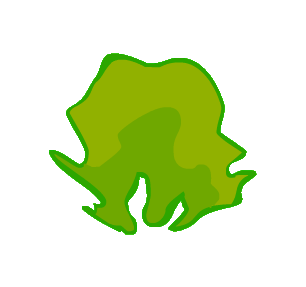
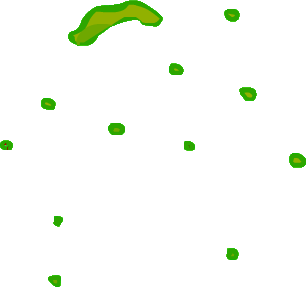
Layered file, before and after one edit (306×287). Changes by layer:
showed "5" over [0, 0, 306, 287]
hid "0" over [49, 53, 257, 235]
